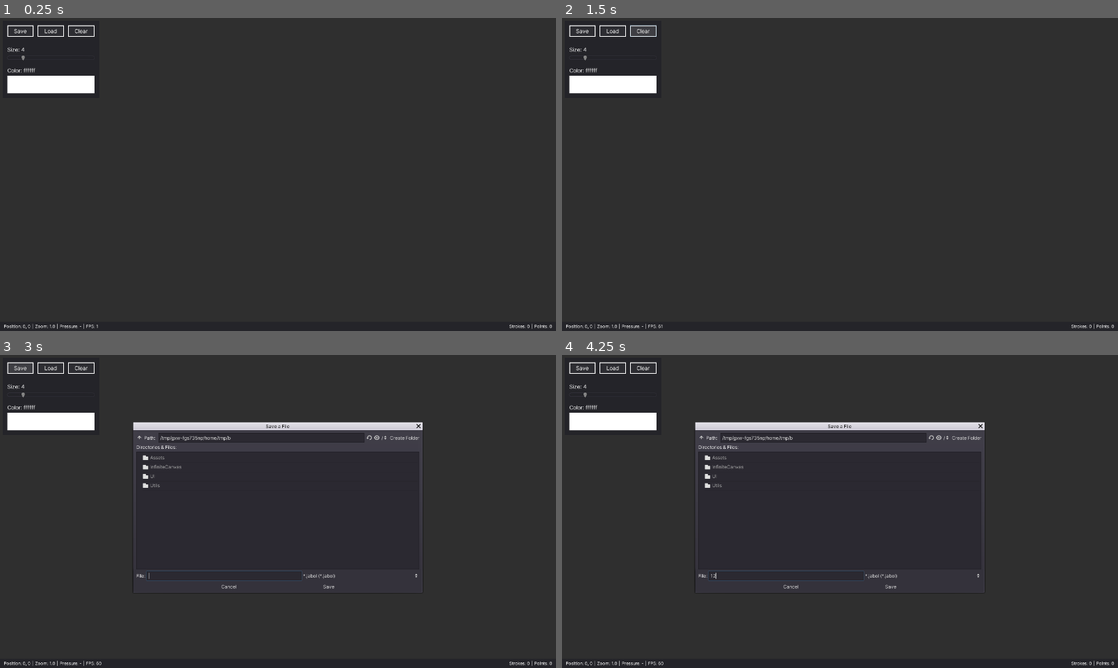
Above: before the commit, frames 1-4 (two rows, left to right).
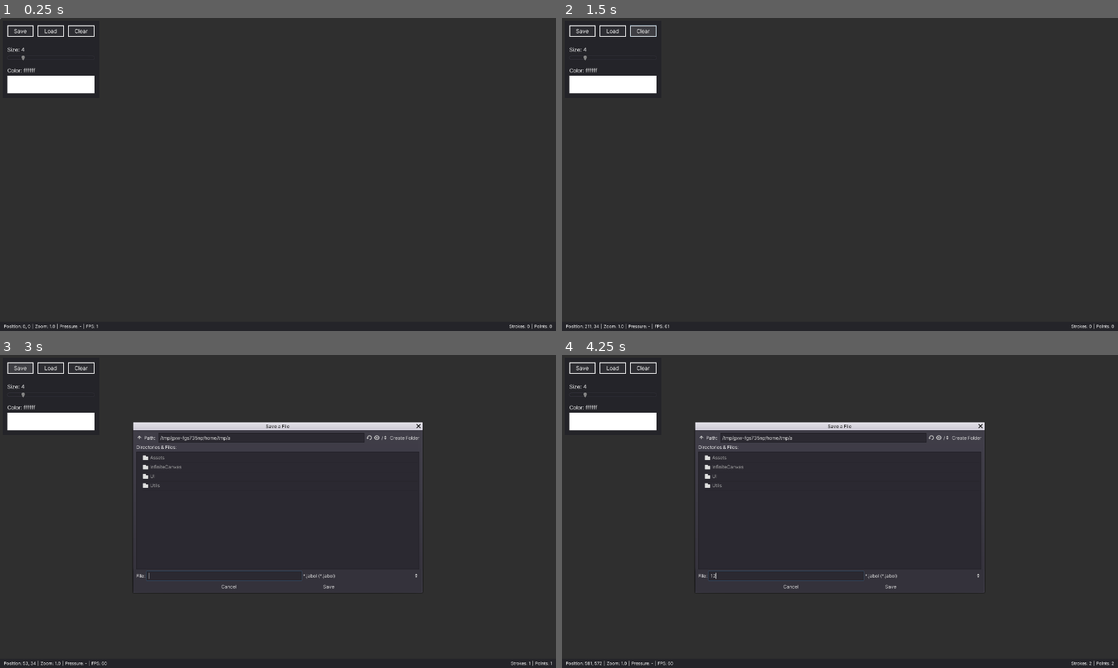
Above: after the commit, the same moments.

Repository: Epsilon0xCell/Lorien
Game: Godot game, scene res://Main.tscn
Same seed, same stepped clock (60 frames per second), same inputs: the game is played once before the commit and once after it.
Inputs (mouse positions are in pixels of both pictures, inside the frame that each line leads up to):
- Up to frame 1 (0.25 s): no input
- Up to frame 2 (1.5 s): click "Clear" at 0.5 s; click "Clear" at 1.25 s
- Up to frame 3 (3 s): click "Clear" at 2 s; click "Save" at 2.75 s
- Up to frame 4 (4.25 s): click (784, 577) at 3.52 s; type "12" at 3.6 s

The runs differ from the first frame. In frame 1, less than 0.1% of the frame differs, in the area x 0-1%, y 0-1%; in frame 2, 0.1%; in frame 3, 0.2%, in the area x 4-100%, y 26-100%; in frame 4, 0.1%.

Commit message:
Brush cursor

Diff:
--- a/jabol/BrushStrokeData.gd
+++ b/jabol/BrushStrokeData.gd
@@ -1,9 +1,11 @@
 class_name BrushStrokeData
 
+# -------------------------------------------------------------------------------------------------
 var color: Color
 var size: int
 var points: Array
 var point_pressures: Array
 
+# -------------------------------------------------------------------------------------------------
 func _to_string() -> String:
 	return "Color: %s, Size: %d, Points: %s" % [color, size, points]
--- a/jabol/InfiniteCanvas/BrushCursor.gd
+++ b/jabol/InfiniteCanvas/BrushCursor.gd
@@ -1,10 +1,12 @@
-extends Control
+extends Node2D
 
 var _brush_size: int
 
+# -------------------------------------------------------------------------------------------------
 func _draw():
-	draw_arc(Vector2.ZERO, _brush_size, 0, 360, 20, Color.white, 1.0, true)
+	draw_arc(Vector2.ZERO, _brush_size/2.0, 0, PI*2, 64, Color.white, 1.0, true)
 
+# -------------------------------------------------------------------------------------------------
 func change_size(brush_size: int) -> void:
 	_brush_size = brush_size
 	update()
--- a/jabol/InfiniteCanvas/BrushCursor.tscn
+++ b/jabol/InfiniteCanvas/BrushCursor.tscn
@@ -2,12 +2,5 @@
 
 [ext_resource path="res://InfiniteCanvas/BrushCursor.gd" type="Script" id=1]
 
-[node name="BrushCursor" type="Control"]
-anchor_right = 1.0
-anchor_bottom = 1.0
-margin_right = -1820.0
-margin_bottom = -980.0
+[node name="BrushCursor" type="Node2D"]
 script = ExtResource( 1 )
-__meta__ = {
-"_edit_use_anchors_": false
-}
--- a/jabol/InfiniteCanvas/InfiniteCanvas.gd
+++ b/jabol/InfiniteCanvas/InfiniteCanvas.gd
@@ -11,6 +11,7 @@
 # -------------------------------------------------------------------------------------------------
 onready var _viewport: Viewport = $Viewport
 onready var _camera: Camera2D = $Viewport/Camera2D
+onready var _cursor: Node2D = $Viewport/BrushCursor
 
 var lines := []
 var info := Info.new()
@@ -18,21 +19,40 @@
 var _current_line: Line2D
 var _current_brush_color := Color.white
 var _current_brush_size := 4
+var _is_mouse_inside := true
+
+func _ready():
+	_cursor.change_size(_current_brush_size)
 
 # -------------------------------------------------------------------------------------------------
-func _unhandled_input(event: InputEvent) -> void:
+func _input(event: InputEvent) -> void:
 	if event is InputEventMouseButton:
 		if event.button_index == BUTTON_LEFT:
 			if event.pressed:
 				start_new_line(_current_brush_color, _current_brush_size)
 			else:
 				end_line()
-	elif event is InputEventMouseMotion:
+
+	if event is InputEventMouseMotion:
 		_last_mouse_motion = event
+		_cursor.global_position = _camera.xform(event.global_position)
 		info.current_pressure = event.pressure
 
 # -------------------------------------------------------------------------------------------------
+func _on_InfiniteCanvas_mouse_entered():
+	Input.set_mouse_mode(Input.MOUSE_MODE_HIDDEN)
+	_is_mouse_inside = true
+
+# -------------------------------------------------------------------------------------------------
+func _on_InfiniteCanvas_mouse_exited():
+	Input.set_mouse_mode(Input.MOUSE_MODE_VISIBLE)
+	_is_mouse_inside = false
+
+# -------------------------------------------------------------------------------------------------
 func _process(delta: float) -> void:
+	if !_is_mouse_inside:
+		return
+
 	var brush_position: Vector2
 
 	if _last_mouse_motion != null:
@@ -92,6 +112,7 @@
 # -------------------------------------------------------------------------------------------------
 func set_brush_size(size: int) -> void:
 	_current_brush_size = size
+	_cursor.change_size(size)
 
 # -------------------------------------------------------------------------------------------------
 func get_camera_zoom() -> float:
--- a/jabol/InfiniteCanvas/InfiniteCanvas.tscn
+++ b/jabol/InfiniteCanvas/InfiniteCanvas.tscn
@@ -1,12 +1,13 @@
-[gd_scene load_steps=3 format=2]
+[gd_scene load_steps=4 format=2]
 
 [ext_resource path="res://InfiniteCanvas/InfiniteCanvas.gd" type="Script" id=1]
 [ext_resource path="res://InfiniteCanvas/PanZoomCamera.gd" type="Script" id=2]
+[ext_resource path="res://InfiniteCanvas/BrushCursor.tscn" type="PackedScene" id=3]
 
-[node name="DrawingCanvas" type="ViewportContainer"]
+[node name="InfiniteCanvas" type="ViewportContainer"]
 anchor_right = 1.0
 anchor_bottom = 1.0
-mouse_filter = 2
+mouse_filter = 1
 script = ExtResource( 1 )
 __meta__ = {
 "_edit_use_anchors_": false
@@ -22,3 +23,8 @@
 anchor_mode = 0
 current = true
 script = ExtResource( 2 )
+
+[node name="BrushCursor" parent="Viewport" instance=ExtResource( 3 )]
+
+[connection signal="mouse_entered" from="." to="." method="_on_InfiniteCanvas_mouse_entered"]
+[connection signal="mouse_exited" from="." to="." method="_on_InfiniteCanvas_mouse_exited"]
--- a/jabol/UI/UI.tscn
+++ b/jabol/UI/UI.tscn
@@ -31,6 +31,7 @@
 margin_top = 12.0
 margin_right = 238.0
 margin_bottom = 188.0
+mouse_filter = 0
 __meta__ = {
 "_edit_use_anchors_": false
 }
